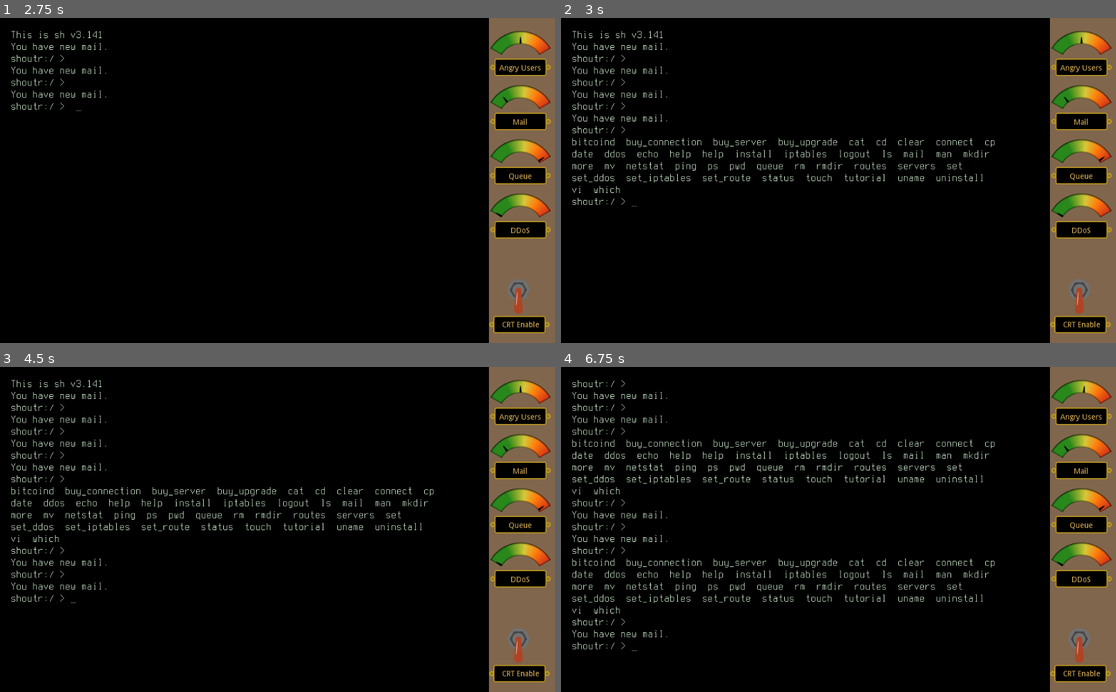
Above: before the commit, frames 1-4 (two rows, left to right).
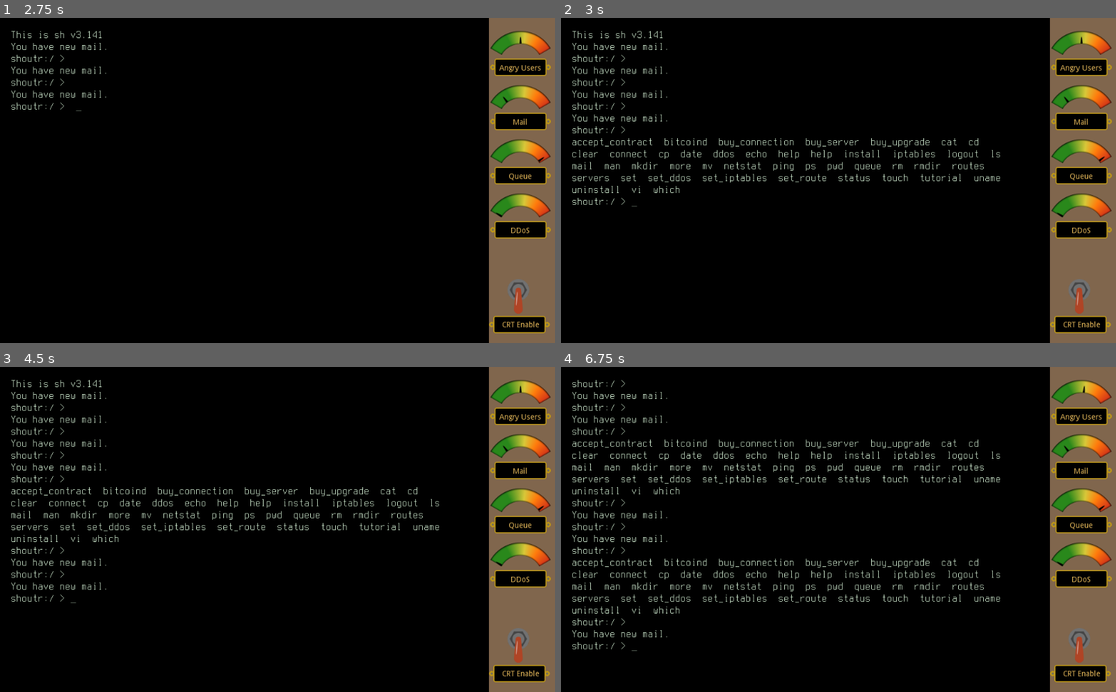
Above: after the commit, the same moments.

Repository: SmBe19/LD46
Game: Godot game, scene res://scn/root.tscn
Same seed, same stepped clock (60 frames per second), same inputs: the game is played once before the commit and once after it.
Inputs (mouse positions are in pixels of both pictures, inside the frame that each line leads up to):
- Up to frame 1 (2.75 s): click (516, 291) at 0.5 s; tap Enter at 1.25, 2.1 s; hold Right 1.28-2.03 s; tap Backspace at 1.35 s; tap Space at 1.52, 2, 2.27 s; hold Down from 2.03 s (still down)
- Up to frame 2 (3 s): tap Enter at 2.75 s; release Down at 2.78 s; hold Right from 2.78 s (still down); tap Tab at 2.85 s
- Up to frame 3 (4.5 s): tap Space at 3.5, 3.77 s; release Right at 3.53 s; hold Up 3.53-4.28 s; tap Backspace at 3.6 s; tap Enter at 4.25, 4.35 s; hold Left from 4.28 s (still down)
- Up to frame 4 (6.75 s): tap Space at 4.52, 5, 5.27 s; tap Tab at 5.1 s; release Left at 5.78 s; hold Down 5.78-6.53 s; tap Backspace at 5.85 s; hold Right from 6.53 s (still down); tap Enter at 6.6 s

Frame 1 is identical in both runs. In frame 2, 2.0% of the frame differs, in the area x 2-80%, y 36-54%; in frame 3, 2.0%; in frame 4, 3.8%, in the area x 2-80%, y 22-76%.
Error in both runs: Invalid get index '0' (on base: 'Nil'). (res://src/cmd/sh.gd:63)

Commit message:
implement contracts

Diff:
--- a/cfg/contracts.json
+++ b/cfg/contracts.json
@@ -4,16 +4,19 @@
 			"compute": 30
 		},
 		"reward": 5000,
+		"timeLimit": 2000,
 		"mailSubject": "Distributed compute",
-		"mailContent": "Dear Friend,\nI am a researcher in biomedi …(257 unchanged characters)… ll be using your compute infrastructure in the next time. I offer $5000 in compensation.\nThanks again,$senderName"
+		"mailContent": "Dear Friend,\nI am a researcher in biomedi …(257 unchanged characters)… ll be using your compute infrastructure from my lab at $ip in the next time. I offer $5000 in compensation.\nThanks again,$senderName"
 	},
 	{
 		"requests": {
 			"mail": 10
 		},
 		"reward": 1000,
+		"timeLimit": 3000,
+		"repeating": true,
 		"mailSubject": "Mail server for our new company",
-		"mailContent": "Hi,\n$senderName here from our new startup. We will need someone to host our mails, and as we all like shoutr.io, we thought maybe you could help. We can offer you $1000 if you provide us with your mail servers.\n\nKind regards,\n$senderName"
+		"mailContent": "Hi,\n$senderName here from our new startup. We will need someone to host our mails, and as we all like shoutr.io, we thought maybe you could help. We can offer you $1000 every month if you provide us with your mail servers to handle our mail from $ip.\n\nKind regards,\n$senderName"
 	},
 	{
 		"requests": {
@@ -21,7 +24,8 @@
 			"compute": 20
 		},
 		"reward": 17000,
+		"timeLimit": 6000,
 		"mailSubject": "Combining machine learning and DLT in the cloud",
-		"mailContent": "Hello!\n\nI had a new idea on how to use b …(187 unchanged characters)… pplication, more specifically, $17'000. Please consider my offer.\n\nI hope to hear from you soon!\n$senderName"
+		"mailContent": "Hello!\n\nI had a new idea on how to use b …(187 unchanged characters)… pplication, more specifically, $17'000. I will send the requests from $ip. Please consider my offer.\n\nI hope to hear from you soon!\n$senderName"
 	}
 ]
--- a/cfg/mails.json
+++ b/cfg/mails.json
@@ -47,7 +47,7 @@
     {
 	"type": "complaint",
 	"subject": "Doesn't work?",
-	"content": "Dear $companyName,\n\nMy granddaughter bought me this pho …(394 unchanged characters)…
+	"content": "Dear shoutr.io,\n\nMy granddaughter bought me this pho …(394 unchanged characters)…
     },
     {
 	"type": "followup",
@@ -62,7 +62,7 @@
     {
 	"type": "followup",
 	"subject": "[IMPORTANT] Re: $prevSubject",
-	"content": "Dear Sir/Maam.\n\nThis is the lawyer representing $senderName in the case agains $companyName. We have already filed the proper docum …(163 unchanged characters)…
+	"content": "Dear Sir/Maam.\n\nThis is the lawyer representing $senderName in the case agains shoutr.io. We have already filed the proper docum …(163 unchanged characters)…
     },
     {
 	"type": "complaint",
--- /dev/null
+++ b/src/cmd/accept_contract.gd
@@ -0,0 +1,29 @@
+extends Process
+
+func usage():
+	send_output('usage: accept_contract <contract number>')
+
+func help():
+	send_output("Accept a contract.\n")
+	usage()
+
+func run(args):
+	if len(args) != 2:
+		usage()
+		return 1
+	var num = int(args[1])
+	if num <= 0:
+		send_output("Invalid contract number.")
+		return 1
+	var contract
+	for c in ContractHandler.available_contracts:
+		if c.id == num:
+			contract = c
+			break
+	if contract == null:
+		send_output("Unknown contract")
+		return 1
+	ContractHandler.available_contracts.erase(contract)
+	ContractHandler.accepted_contracts.append(contract)
+	contract.accept()
+	return 0
--- /dev/null
+++ b/src/cmd/debug_contract.gd
@@ -0,0 +1,5 @@
+extends Process
+
+func run(args):
+	ContractHandler.generate_contract()
+	return 0
--- a/src/mail/contract.gd
+++ b/src/mail/contract.gd
@@ -4,10 +4,75 @@
 
 var type : ContractType
 var user : User
+var id : int
 
-func _init(type: ContractType, user: User):
+var requests : Array = []
+var sent_requests : Array = []
+
+var completed : bool = false
+
+var accept_time : int
+
+func _init(type: ContractType, user: User, id: int):
 	self.type = type
 	self.user = user
-	var mail = Mail.new(type.mailSubject, type.mailContent, user)
-	print(mail.format())
+	self.id = id
+
+	var ip = Root.random_ip(randi()%100 + 100)
+
+	var content = type.mailContent + "\n---\n\nThis is contract #%d. Run 'accept_contract %d' to accept. " % [id, id]
+	if type.repeating:
+		content += "This contract is repeating. After completion, it will be available to complete again."
+	var mail = Mail.new(type.mailSubject, content.replace("$ip", str(ip)), user)
 	MailHandler.send_mail(mail)
+
+
+	for k in type.requests.keys():
+		if not k in RequestHandler.request_types:
+			push_warning("Unknown request type %s" % k)
+			continue
+		for i in type.requests[k]:
+			var uuid = Root.get_uuid()
+			requests.append(
+				Request.new(
+					uuid, uuid, ip,
+					RequestHandler.request_types[k]))
+	requests.shuffle()
+
+func accept():
+	accept_time = Root.game_tick
+
+func completed_request(request):
+	print('contract %d: completed a request' % id)
+	sent_requests.erase(request)
+
+func tick():
+	if Root.game_tick > accept_time + type.time_limit:
+		completed = true
+		if len(requests) == 0 && len(sent_requests) == 0:
+			# success
+			print('sucessful contract!')
+			Root.make_transaction('%s from %s' % [type.mailSubject, user.type.user_name], type.reward)
+			if type.repeating:
+				# generate new contract
+				var nextContract = get_script().new(type, user, ContractHandler.next_contract_id)
+				ContractHandler.add_contract(nextContract)
+		else:
+			#failure
+			print('failed contract!')
+			Root.make_transaction('Failed: %s from %s' % [type.mailSubject, user.type.user_name], -0.5*type.reward)
+
+		return
+
+	if len(requests) == 0:
+		return
+	if len(sent_requests) < 3:
+		if randi() % 10 == 0:
+			print('sending request!')
+			var request = requests.back()
+			if Root.produce_request(request):
+				request.connect("request_fulfilled", self, "completed_request")
+				requests.pop_back()
+				sent_requests.append(request)
+			else:
+				print('failed')
--- a/src/mail/contract_handler.gd
+++ b/src/mail/contract_handler.gd
@@ -3,7 +3,10 @@
 
 var contract_types = []
 
-var contracts = []
+var next_contract_id : int = 1
+
+var available_contracts = []
+var accepted_contracts = []
 
 
 func _ready():
@@ -17,5 +20,16 @@
 	var index = randi() % len(contract_types)
 	var user_index = randi() % len(UserHandler.user_types)
 	var user = User.new(UserHandler.user_types[user_index])
-	var contract = Contract.new(contract_types[index], user)
-	contracts.append(contract)
+	var contract = Contract.new(contract_types[index], user, next_contract_id)
+	add_contract(contract)
+
+func add_contract(contract):
+	next_contract_id += 1
+	available_contracts.append(contract)
+
+func tick():
+	for contract in accepted_contracts:
+		contract.tick()
+	for i in range(len(accepted_contracts)-1, -1, -1):
+		if accepted_contracts[i].completed:
+			accepted_contracts.remove(i)
--- a/src/mail/contract_type.gd
+++ b/src/mail/contract_type.gd
@@ -6,9 +6,13 @@
 var mailSubject : String
 var mailContent : String
 var reward : float
+var time_limit : int
+var repeating : bool
 
 func _init(json):
 	requests = Dictionary(json["requests"])
 	mailSubject = str(json["mailSubject"])
 	mailContent = str(json["mailContent"])
 	reward = float(json["reward"])
+	time_limit = int(json["timeLimit"])
+	repeating = bool(json["repeating"]) if "repeating" in json else false
--- a/src/root.gd
+++ b/src/root.gd
@@ -79,6 +79,10 @@
 	money_log.append("-$" + str(price) + ": " + what)
 	money -= price
 	return ''
+
+func make_transaction(description, x):
+	money_log.append(("-" if x < 0 else "+") + "$" + str(abs(x)) + ": " + description)
+	money += x
 
 func new_server_price():
 	return 1024
@@ -235,6 +239,7 @@
 	game_tick += 1
 	for user in UserHandler.users:
 		user.tick()
+	ContractHandler.tick()
 	for server in servers:
 		server.tick()
 	for server in servers:
